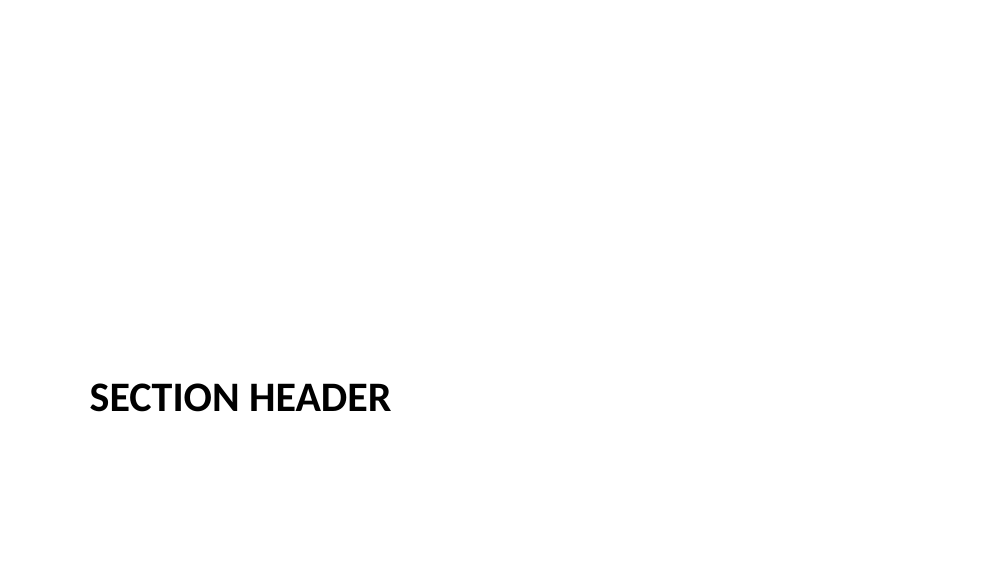
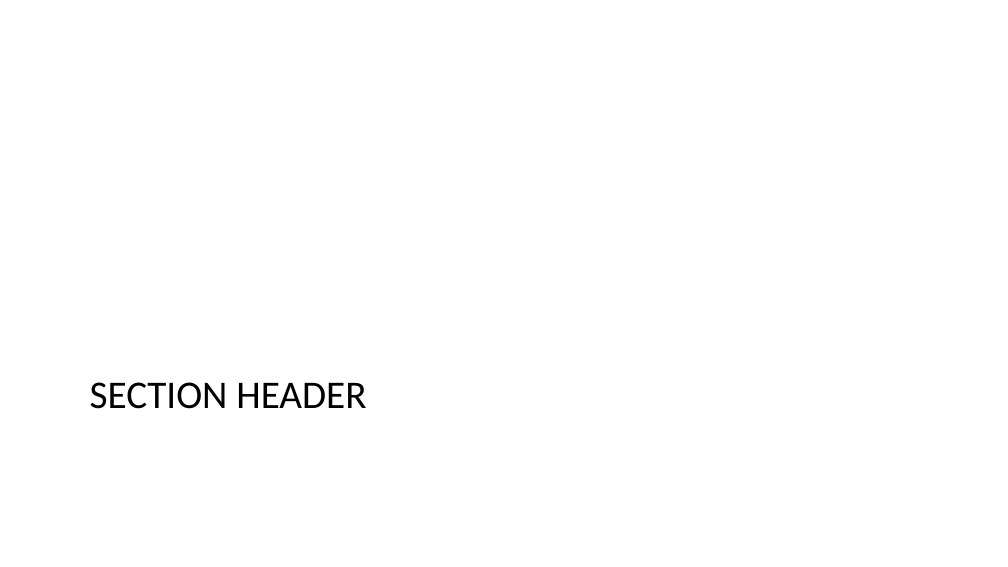
Before and after one commit to corneliushennch/targets_template, a slide deck: slide 3 of markdown/template.pptx. Drawn at 1008x567 pixels with LibreOffice and Linux fonts; fonts in the diff are those of the drawing. Boxes give left, top, right and bottom in pixels: in the first picture for what was removed or moved away, otherwise in the second. Text is boxed around its words. In the diff, an @@ line names an element or a change of style, - is before the commit and + after.

```diff
--- a/markdown/template.pptx
+++ b/markdown/template.pptx
@@ title "SECTION HEADER" at [90, 382, 366, 409]: size 30 to 28 pt, bold off @@
```
Also in this commit, not shown: 1 other slide changed, 4 other files.
